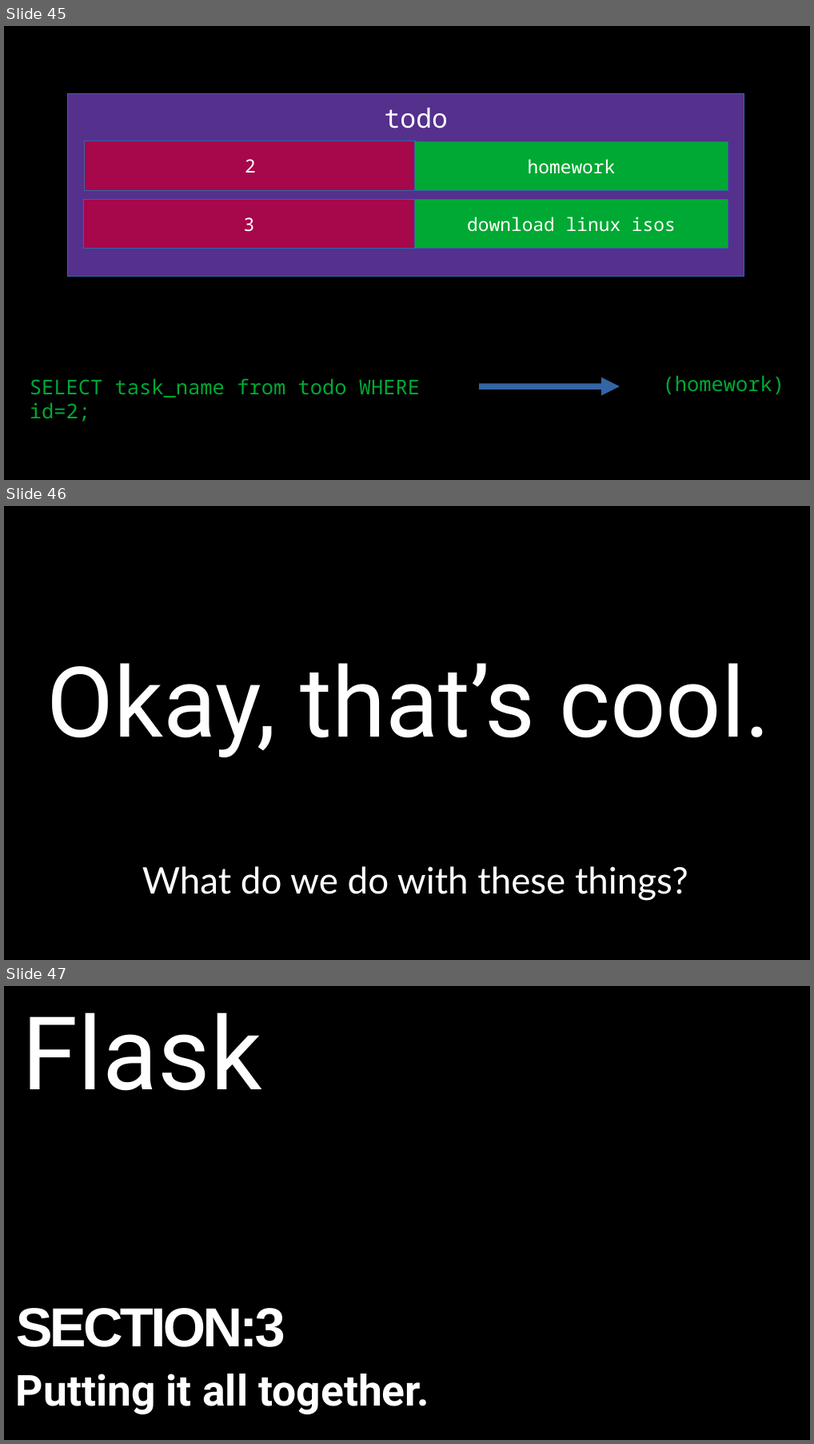
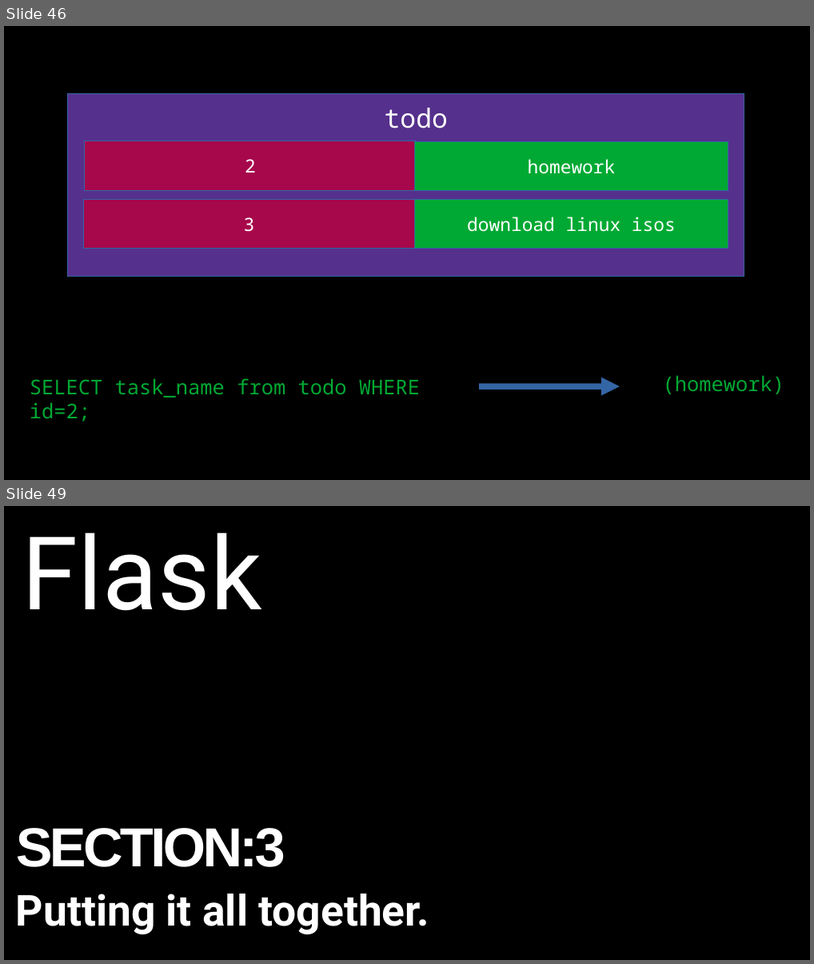
Before and after one commit to alexacallmebaka/htmlflasksql, a slide deck: slides/deck.odp. Shown one above the other, each under a label of ours: slides 45, 46 and 47 before the commit, slides 46 and 49 after it; the slides between them are not shown. The pictures are 814x1444 and 814x964 pixels, drawn with LibreOffice and Linux fonts; fonts in the diff are those of the drawing. Boxes give left, top, right and bottom in pixels: in the first picture for what was removed or moved away, otherwise in the second. Text is boxed around its words. In the diff, an @@ line names an element or a change of style, - is before the commit and + after.

```diff
--- a/slides/deck.odp
+++ b/slides/deck.odp
@@ slide 46 removed at bbox=[4, 506, 810, 960], background #000000 @@
@@ title removed at bbox=[47, 663, 771, 757] @@
-Okay, that’s cool.
@@ text removed at bbox=[142, 866, 689, 900] @@
-What do we do with these things?
@@ what was slide 45 is now slide 46 @@
@@ what was slide 47 is now slide 49 @@
```
Also in this commit, not shown: 3 slides changed, 14 slides added, 1 other slide removed.
